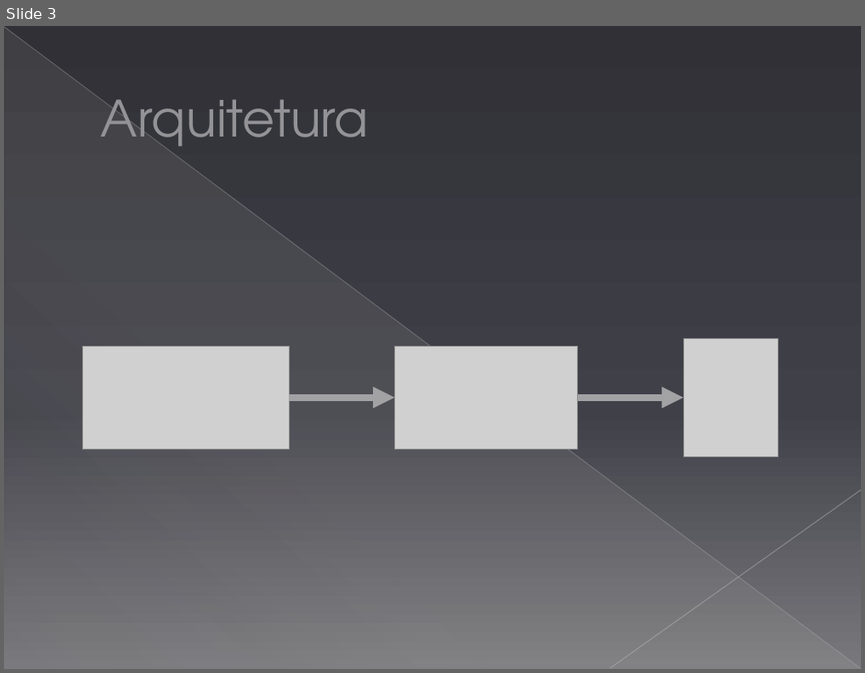
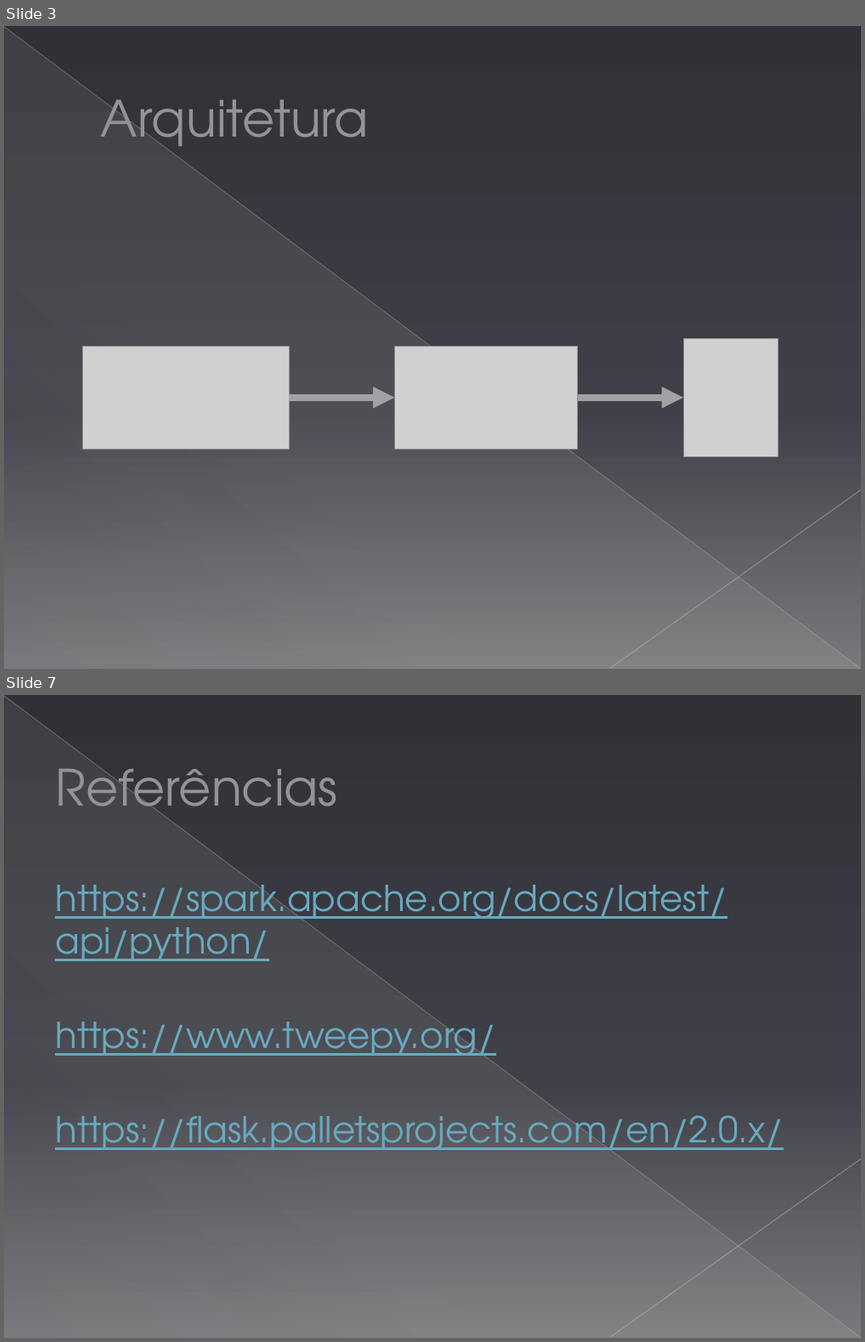
Before and after one commit to lucasperrut/BigData, a slide deck: Trabalho_BigData - ENGSOFT37.pptx. Shown one above the other, each under a label of ours: slide 3 before the commit, slides 3 and 7 after it; the slides between them are not shown. The pictures are 865x673 and 865x1342 pixels, drawn with LibreOffice and Linux fonts; fonts in the diff are those of the drawing; grey boxes stand for pictures. Boxes give left, top, right and bottom in pixels: in the first picture for what was removed or moved away, otherwise in the second. Text is boxed around its words. In the diff, an @@ line names an element or a change of style, - is before the commit and + after.

```diff
--- a/Trabalho_BigData - ENGSOFT37.pptx
+++ b/Trabalho_BigData - ENGSOFT37.pptx
@@ slide 7 added at (x1=4, y1=695, x2=861, y2=1338), background gradient #303036 to #404049 to #79797D; not listed: 3 template elements that a slide beside it also shows @@
@@ title added at (x1=55, y1=754, x2=337, y2=828), 42 pt, text #939397 @@
+Referências
@@ text added at (x1=55, y1=874, x2=783, y2=1150), 30 pt, text #67AABF, underline @@
+https://spark.apache.org/docs/latest/api/python/
+https://www.tweepy.org/
+https://flask.palletsprojects.com/en/2.0.x/
```
Also in this commit, not shown: 2 slides changed, 1 other slide added, 1 slide removed.
